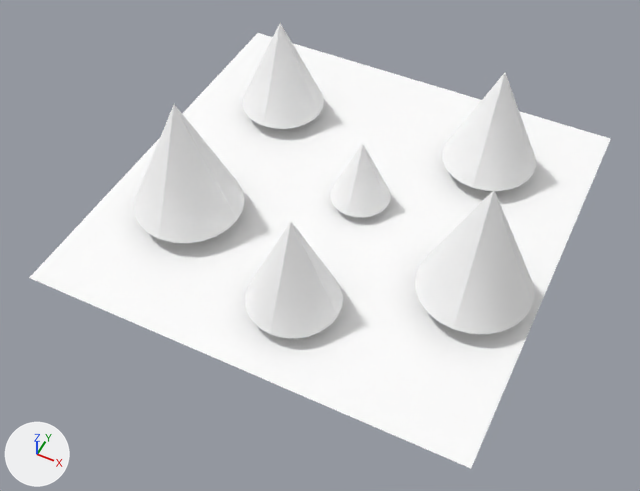
What one commit did to the COLLADA model models/park.dae.
Camera for both pictures: a 50 mm camera at (1.1, -0.809, 1.463) aimed at (0.525, 0.342, 0.024). Arrows for +X, +Y and +Z are at lower left; the lights stay in place. Where no turn or scale is listed for an object, it has been applied to the vertices. Vertices at the same position are counted once.

Names of what the first picture shows: 'SketchUp', 'instance_0', 'instance_1', 'instance_2', 'instance_3', 'instance_4', 'instance_5'.
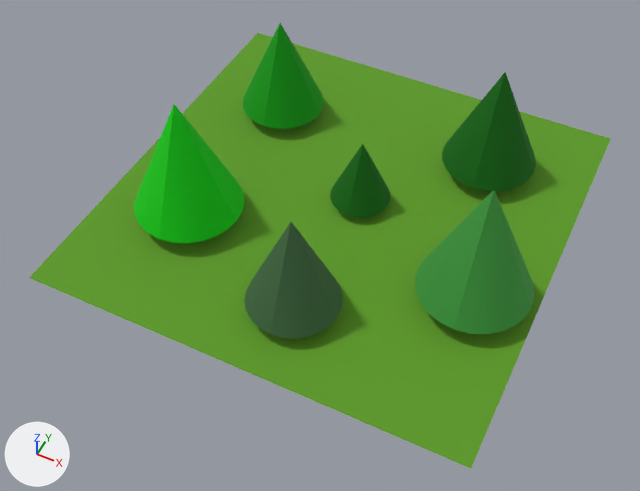
The newer file is also turned or shifted as a whole; pictures and numbers use the older file's frame.

Edits to the bpy script that builds the scene:
```text
Add mat_color_g16:
    mat_color_g16 = principled_material('Color_G16')
    mat_color_g16.base_color = (0.0, 0.133, 0.0)  # dark green #006600
    mat_color_g16.roughness = 0.9
Add mat_color_g19:
    mat_color_g19 = principled_material('Color_G19')
    mat_color_g19.base_color = (0.0467, 0.133, 0.0467)  # dark green #3d663d
    mat_color_g19.roughness = 0.9
Add mat_color_g11:
    mat_color_g11 = principled_material('Color_G11')
    mat_color_g11.base_color = (0.0, 0.319, 0.0)  # green #009900
    mat_color_g11.roughness = 0.9
Add mat_color_g13:
    mat_color_g13 = principled_material('Color_G13')
    mat_color_g13.base_color = (0.0467, 0.319, 0.0467)  # green #3d993d
    mat_color_g13.roughness = 0.9
Add mat_color_g06:
    mat_color_g06 = principled_material('Color_G06')
    mat_color_g06.base_color = (0.0, 0.604, 0.0)  # green #00cc00
    mat_color_g06.roughness = 0.9
Change me_sketchup:
    where me_sketchup.from_pydata(...)  # 4 vertices, 2 faces; spans x 0.0..1.0, y 0.0..1.0, z 0.0
    remove me_sketchup.materials.append(mat_material)  # white #ffffff
    add me_sketchup.materials.append(mat_color_f12)  # green #5b991e
Change me_instance_0:
    where me_instance_0.from_pydata(...)  # 73 vertices, 142 faces; spans x 0.0..0.247, y 0.0..0.247, z 0.0..0.321
    me_instance_0 part 1: 68 faces spanning x 0.0..0.247, y 0.0..0.247, z 0.0..0.321 switch from mat_material (white #ffffff) to mat_color_g06 (green #00cc00)
    add me_instance_0.materials.append(mat_color_c18)  # brown #664728
Change me_instance_1:
    where me_instance_1.from_pydata(...)  # 73 vertices, 142 faces; spans x 0.0..0.245, y 0.0..0.245, z 0.0..0.319
    me_instance_1 part 2: 68 faces spanning x 0.0..0.245, y 0.0..0.245, z 0.0..0.319 switch from mat_material (white #ffffff) to mat_color_g13 (green #3d993d)
    add me_instance_1.materials.append(mat_color_c18)  # brown #664728
Change me_instance_2:
    where me_instance_2.from_pydata(...)  # 73 vertices, 142 faces; spans x 0.0..0.206, y 0.0..0.206, z 0.0..0.268
    me_instance_2 part 3: 68 faces spanning x 0.0..0.206, y 0.0..0.206, z 0.0..0.268 switch from mat_material (white #ffffff) to mat_color_g11 (green #009900)
    add me_instance_2.materials.append(mat_color_c18)  # brown #664728
Change me_instance_3:
    where me_instance_3.from_pydata(...)  # 73 vertices, 142 faces; spans x 0.0..0.221, y 0.0..0.221, z 0.0..0.287
    me_instance_3 part 4: 68 faces spanning x 0.0..0.221, y 0.0..0.221, z 0.0..0.287 switch from mat_material (white #ffffff) to mat_color_g16 (dark green #006600)
    add me_instance_3.materials.append(mat_color_c18)  # brown #664728
Change me_instance_4:
    where me_instance_4.from_pydata(...)  # 73 vertices, 142 faces; spans x 0.0..0.202, y 0.0..0.202, z 0.0..0.262
    me_instance_4 part 5: 68 faces spanning x 0.0..0.202, y 0.0..0.202, z 0.0..0.262 switch from mat_material (white #ffffff) to mat_color_g19 (dark green #3d663d)
    add me_instance_4.materials.append(mat_color_c18)  # brown #664728
Change me_instance_5:
    where me_instance_5.from_pydata(...)  # 73 vertices, 142 faces; spans x 0.0..0.139, y 0.0..0.139, z 0.0..0.18
    me_instance_5 part 6: 68 faces spanning x 0.0..0.139, y 0.0..0.139, z 0.0..0.18 switch from mat_material (white #ffffff) to mat_color_g16 (dark green #006600)
    add me_instance_5.materials.append(mat_color_c18)  # brown #664728
```

Changed parts and their boxes [x1, y1, x2, y2] in the pictures (640 x 491 px):
'SketchUp', recoloured (white to green)
    both: [29, 33, 611, 468]
part 1 of me_instance_0, recoloured (white to green)
    both: [134, 104, 244, 243]
part 2 of me_instance_1, recoloured (white to green)
    both: [415, 190, 535, 334]
part 3 of me_instance_2, recoloured (white to green)
    both: [242, 23, 324, 129]
part 4 of me_instance_3, recoloured (white to green)
    both: [442, 72, 536, 191]
part 5 of me_instance_4, recoloured (white to green)
    both: [244, 222, 343, 339]
part 6 of me_instance_5, recoloured (white to green)
    both: [330, 144, 391, 217]
